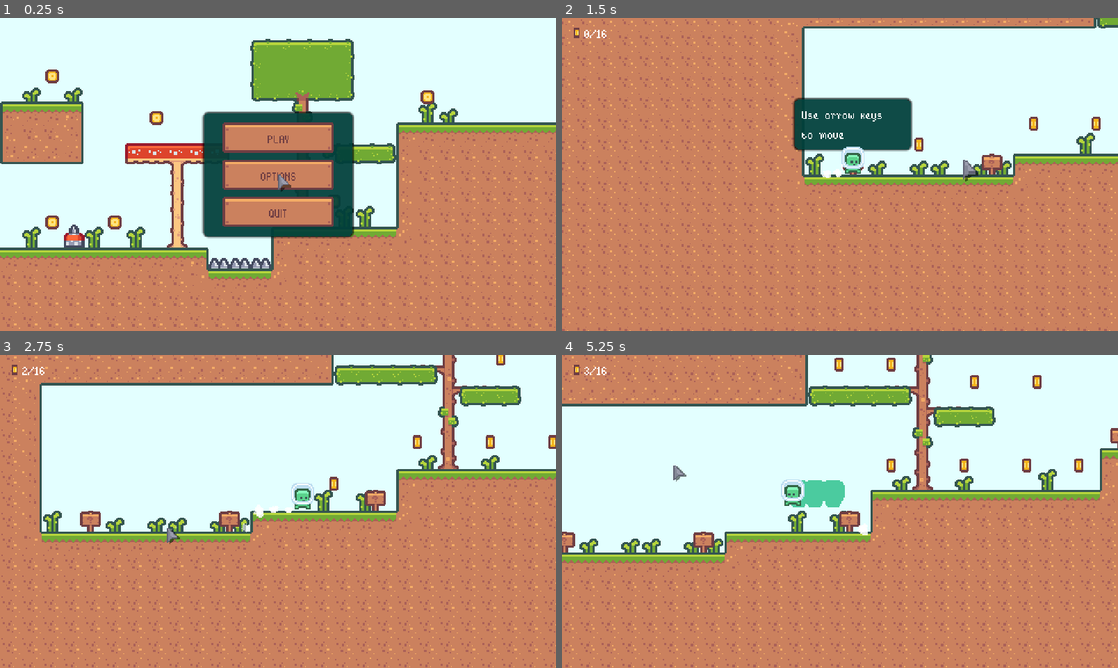
Above: before the commit, frames 1-4 (two rows, left to right).
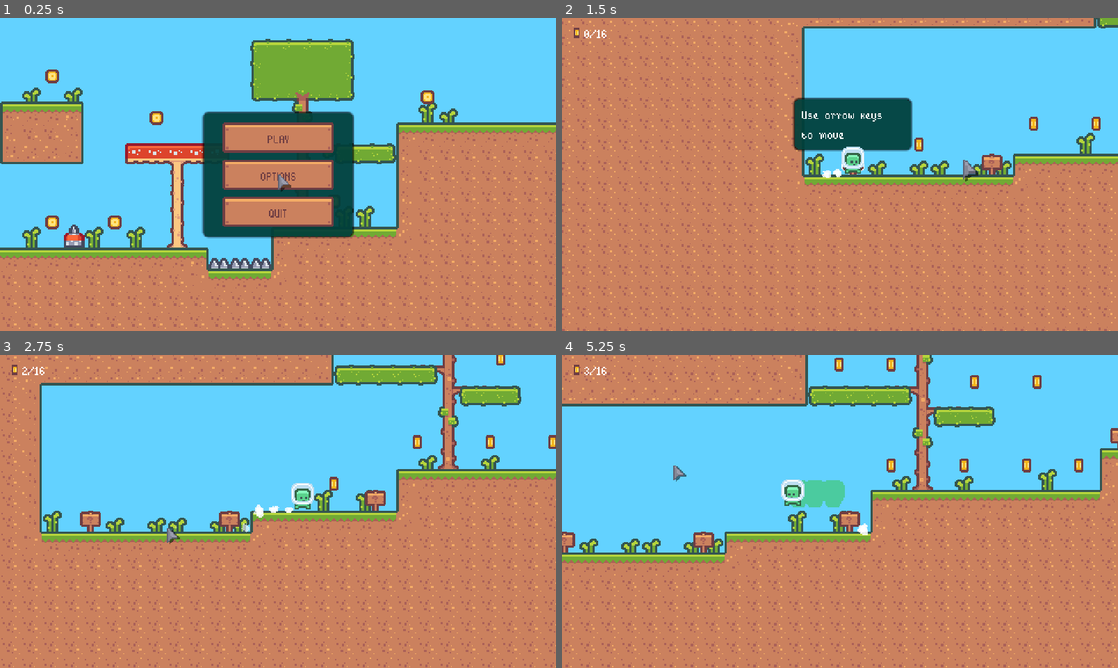
Above: after the commit, the same moments.

Repository: betofloresbaca/Platrush
Game: Godot game, scene res://scenes/ui/main_menu.tscn
The game is run twice, just before and just after one commit, with the same random seed, the same clock (stepped at 60 frames per second) and the same inputs.
Inputs (mouse positions are in pixels of both pictures, inside the frame that each line leads up to):
- Up to frame 1 (0.25 s): no input
- Up to frame 2 (1.5 s): click "PLAY" at 0.5 s; move the mouse to (962, 158) at 1.27 s; hold Right (move_right) from 1.28 s (still down); click (962, 158) at 1.35 s
- Up to frame 3 (2.75 s): keep holding Right (move_right); tap Space (jump) at 1.52, 2.27 s; move the mouse to (166, 527) at 2.02 s; tap Shift (dash) at 2.1 s
- Up to frame 4 (5.25 s): move the mouse to (895, 442) at 2.77 s; release Right (move_right) at 2.78 s; hold Left (move_left) 2.78-3.53 s; click (895, 442) at 2.85 s; tap X at 3.5, 4.25, 5 s; move the mouse to (812, 574) at 3.52 s; hold Right (move_right) 3.53-5.03 s; tap Shift (dash) at 3.6, 5.1 s; tap Space (jump) at 3.77, 4.52 s; move the mouse to (1006, 558) at 4.27 s; click (1006, 558) at 4.35 s; move the mouse to (673, 464) at 5.02 s; hold Left (move_left) from 5.03 s (still down)

The runs differ from the first frame. In frame 1, 40% of the frame differs, in the area x 0-100%, y 0-79%; in frame 2, 20%; in frame 3, 34%; in frame 4, 39%.

Commit message:
Change sky color and added to game_complete scene

Diff:
--- a/scenes/elements/sky.tscn
+++ b/scenes/elements/sky.tscn
@@ -9,5 +9,5 @@
 offset_top = -5000.0
 offset_right = 5000.0
 offset_bottom = 5000.0
-color = Color(0.890196, 1, 1, 1)
+color = Color(0.388235, 0.823529, 1, 1)
 script = ExtResource("1_qma32")
--- a/scenes/ui/game_complete.tscn
+++ b/scenes/ui/game_complete.tscn
@@ -1,12 +1,15 @@
-[gd_scene load_steps=5 format=3 uid="uid://ftgcgr1fn2h8"]
+[gd_scene load_steps=6 format=3 uid="uid://ftgcgr1fn2h8"]
 
 [ext_resource type="Theme" uid="uid://dmwm321ka5jog" path="res://resources/theme.tres" id="1_ij887"]
 [ext_resource type="Script" path="res://scenes/ui/game_complete.gd" id="1_w4hdj"]
 [ext_resource type="PackedScene" uid="uid://bwyw8du2pn4sv" path="res://scenes/ui/animated_button.tscn" id="2_gmeqx"]
 [ext_resource type="PackedScene" uid="uid://b51cm06wcblmv" path="res://scenes/ui/menu_background.tscn" id="2_odcm4"]
+[ext_resource type="PackedScene" uid="uid://cq7asi40yqfqc" path="res://scenes/elements/sky.tscn" id="2_odljv"]
 
 [node name="GameComplete" type="CanvasLayer"]
 script = ExtResource("1_w4hdj")
+
+[node name="Sky" parent="." instance=ExtResource("2_odljv")]
 
 [node name="MenuBackground" parent="." instance=ExtResource("2_odcm4")]
 
